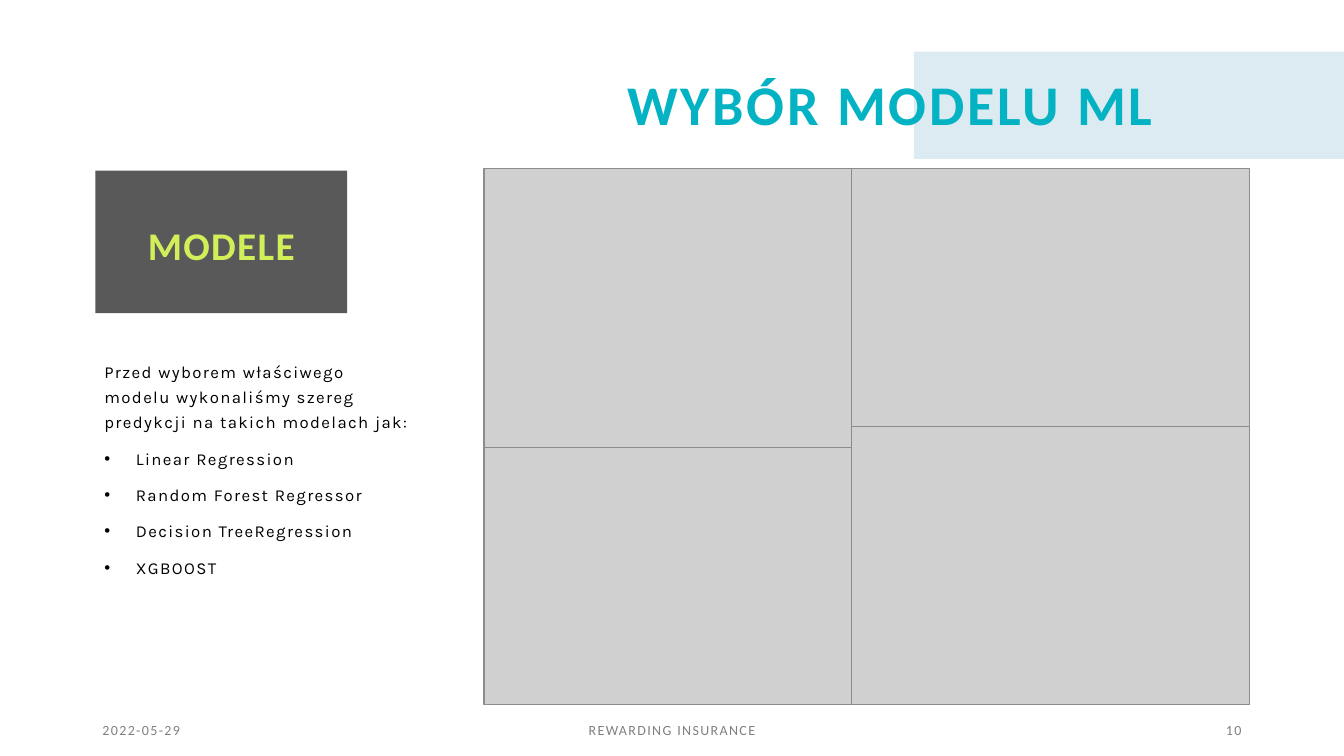
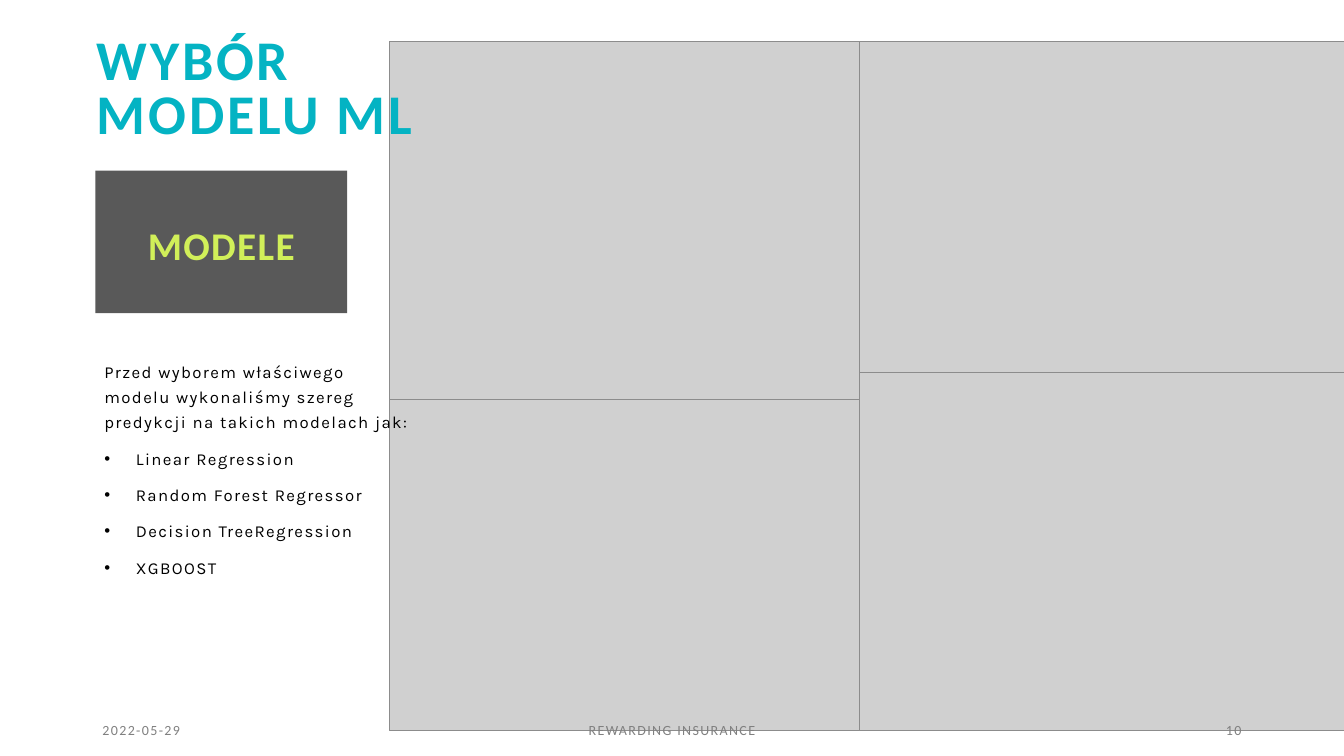
Before and after one commit to infoshareacademy/jdszr6-grupa-bez-nazwy, a slide deck: slide 10 of ML_project/rewarding Insurance 202205282249.pptx. Drawn at 1344x756 pixels with LibreOffice and Linux fonts; fonts in the diff are those of the drawing; grey boxes stand for pictures. Boxes give left, top, right and bottom in pixels: in the first picture for what was removed or moved away, otherwise in the second. Text is boxed around its words. In the diff, an @@ line names an element or a change of style, - is before the commit and + after.

```diff
--- a/ML_project/rewarding Insurance 202205282249.pptx
+++ b/ML_project/rewarding Insurance 202205282249.pptx
@@ title "WYBÓR MODELU ML": place and size @@
-title "WYBÓR MODELU ML" at (627, 78, 1152, 126)
+title "WYBÓR MODELU ML" at (97, 33, 412, 147)
@@ title "WYBÓR MODELU ML" at (97, 33, 412, 147): alignment right to left @@
@@ picture: place and size @@
-picture at (484, 168, 882, 447)
+picture at (389, 41, 901, 400)
@@ picture: place and size @@
-picture at (852, 168, 1250, 447)
+picture at (859, 41, 1344, 400)
@@ rectangle removed at (914, 52, 1344, 159) @@
@@ picture: place and size @@
-picture at (484, 426, 882, 705)
+picture at (389, 372, 901, 731)
@@ picture: place and size @@
-picture at (852, 426, 1250, 705)
+picture at (859, 372, 1344, 731)
```
Also in this commit, not shown: 3 other slides changed, 1 slide added, 2 slides removed.
